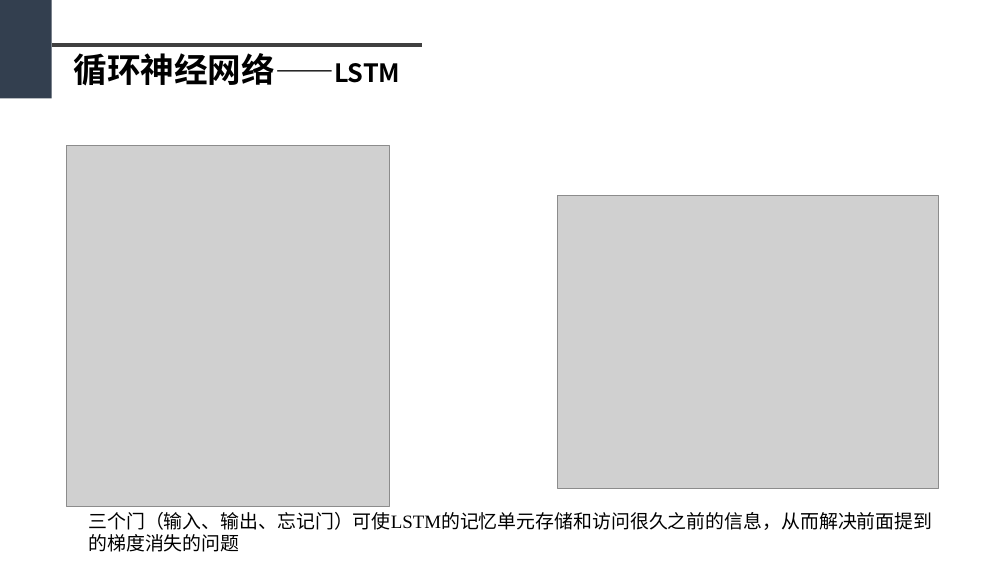
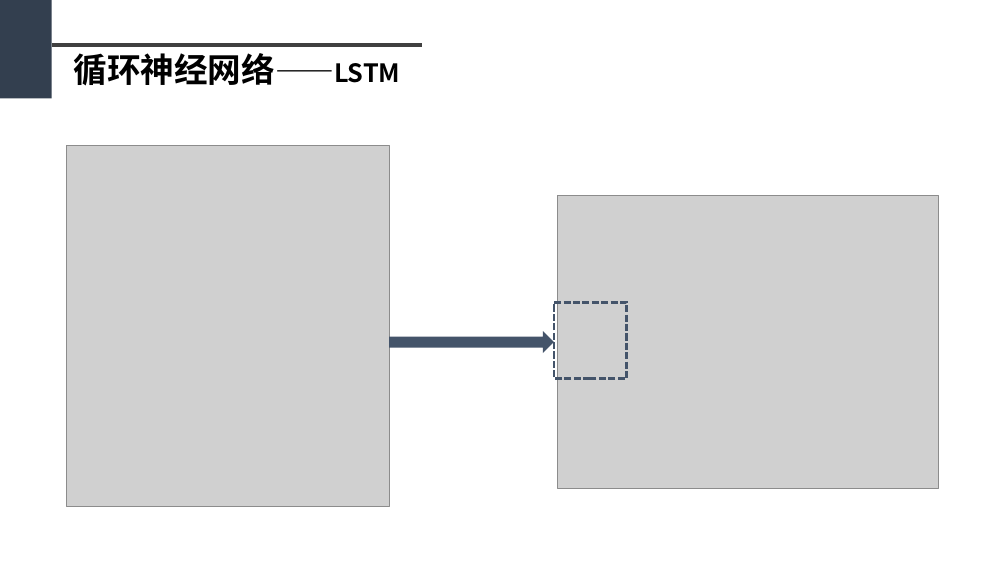
Before and after one commit to sfzhou5678/lstm, a slide deck: slide 11 of 毕业答辩PPT初稿1.pptx. Drawn at 1008x567 pixels with LibreOffice and Linux fonts; fonts in the diff are those of the drawing; grey boxes stand for pictures. Boxes give left, top, right and bottom in pixels: in the first picture for what was removed or moved away, otherwise in the second. Text is boxed around its words. In the diff, an @@ line names an element or a change of style, - is before the commit and + after.

```diff
--- a/毕业答辩PPT初稿1.pptx
+++ b/毕业答辩PPT初稿1.pptx
@@ rectangle added at bbox=[554, 302, 627, 379], outline #44546A 2.25 pt dashed @@
@@ right arrow added at bbox=[389, 331, 554, 353], fill #44546A @@
@@ text removed at bbox=[88, 512, 932, 552] @@
-三个门（输入、输出、忘记门）可使LSTM的记忆单元存储和访问很久之前的信息，从而解决前面提到的梯度消失的问题
```
Also in this commit, not shown: 12 other slides changed, 1 slide added, 4 other files.
